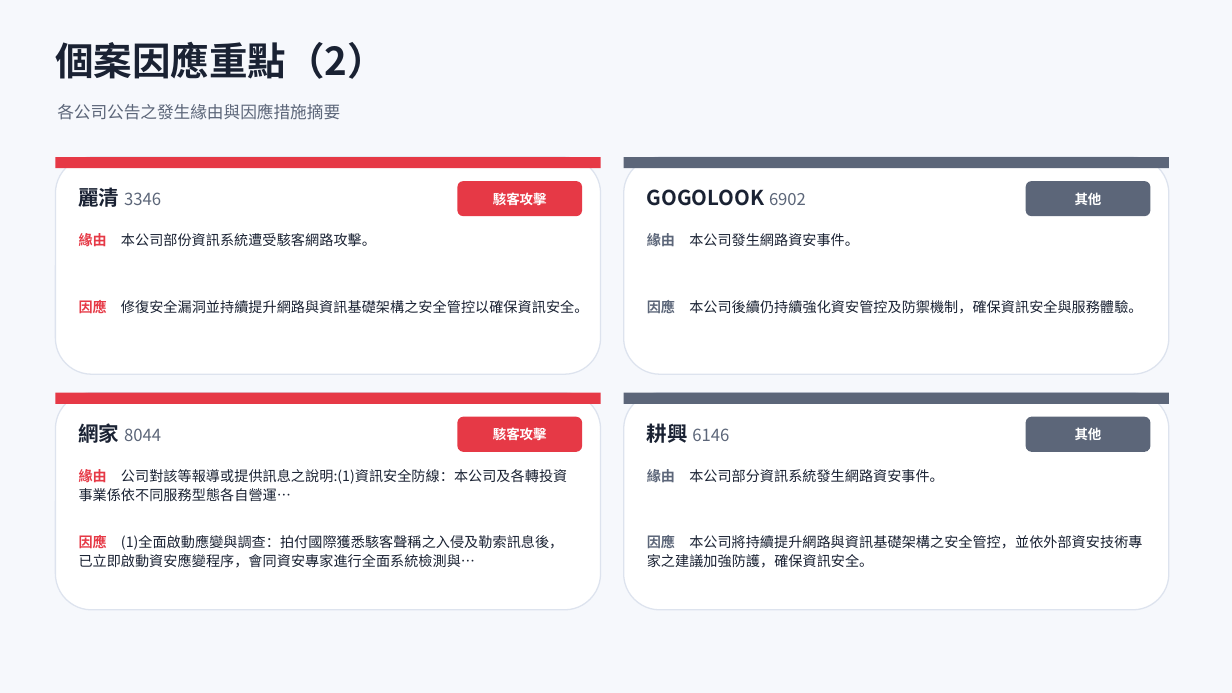
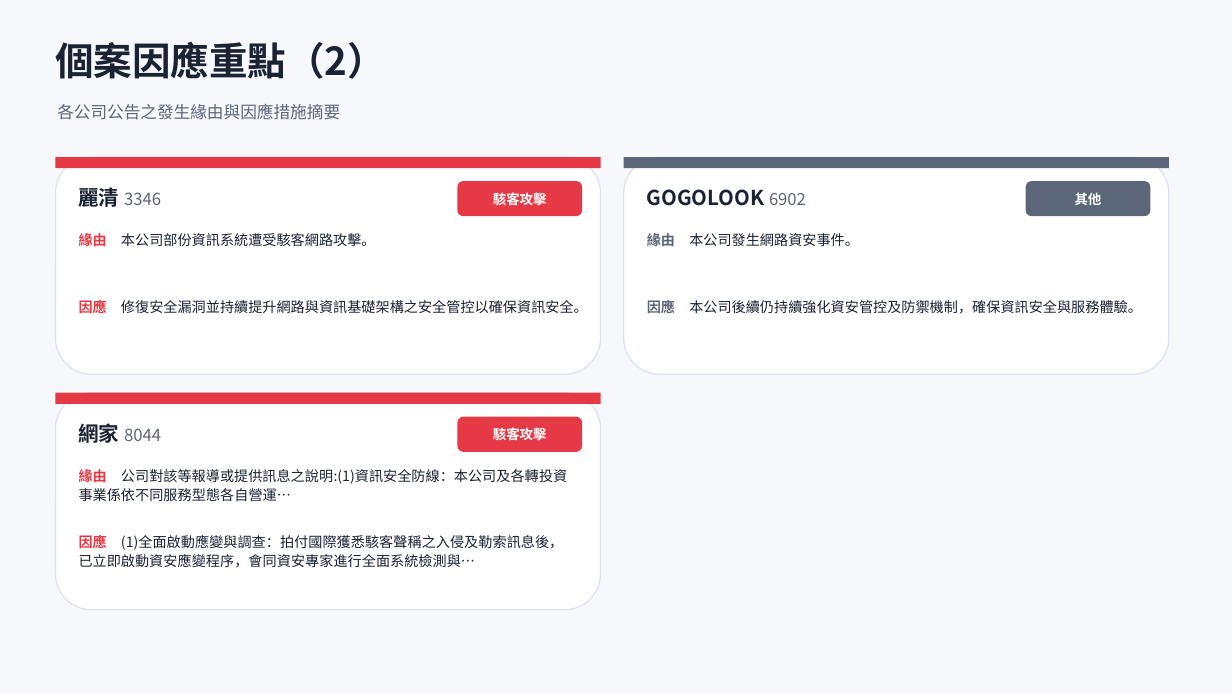
Before and after one commit to Johnnylin77/mops-isec-monitor, a slide deck: slide 7 of 資安事件因應分析.pptx. Drawn at 1232x693 pixels with LibreOffice and Linux fonts; fonts in the diff are those of the drawing. Boxes give left, top, right and bottom in pixels: in the first picture for what was removed or moved away, otherwise in the second. Text is boxed around its words. In the diff, an @@ line names an element or a change of style, - is before the commit and + after.

```diff
--- a/資安事件因應分析.pptx
+++ b/資安事件因應分析.pptx
@@ rounded rectangle removed at (624,393,1169,610) @@
@@ rectangle removed at (624,393,1169,404) @@
@@ rounded rectangle removed at (1026,417,1151,452) @@
@@ text removed at (647,421,729,447) @@
-耕興 6146
@@ text removed at (1075,427,1102,440) @@
-其他
@@ text removed at (647,467,944,485) @@
-緣由 本公司部分資訊系統發生網路資安事件。
@@ text removed at (647,533,1142,568) @@
-因應 本公司將持續提升網路與資訊基礎架構之安全管控，並依外部資安技術專家之建議加強防護，確保資訊安全。
```
Also in this commit, not shown: 4 other slides changed, 1 slide removed, 2 other files.
